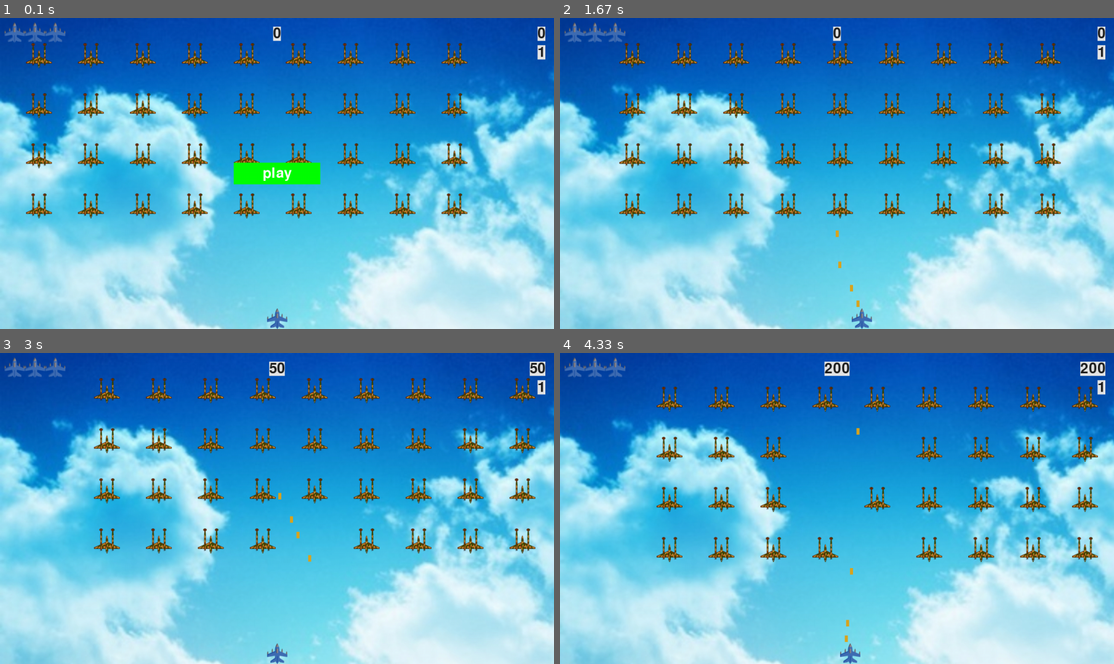
Above: before the commit, frames 1-4 (two rows, left to right).
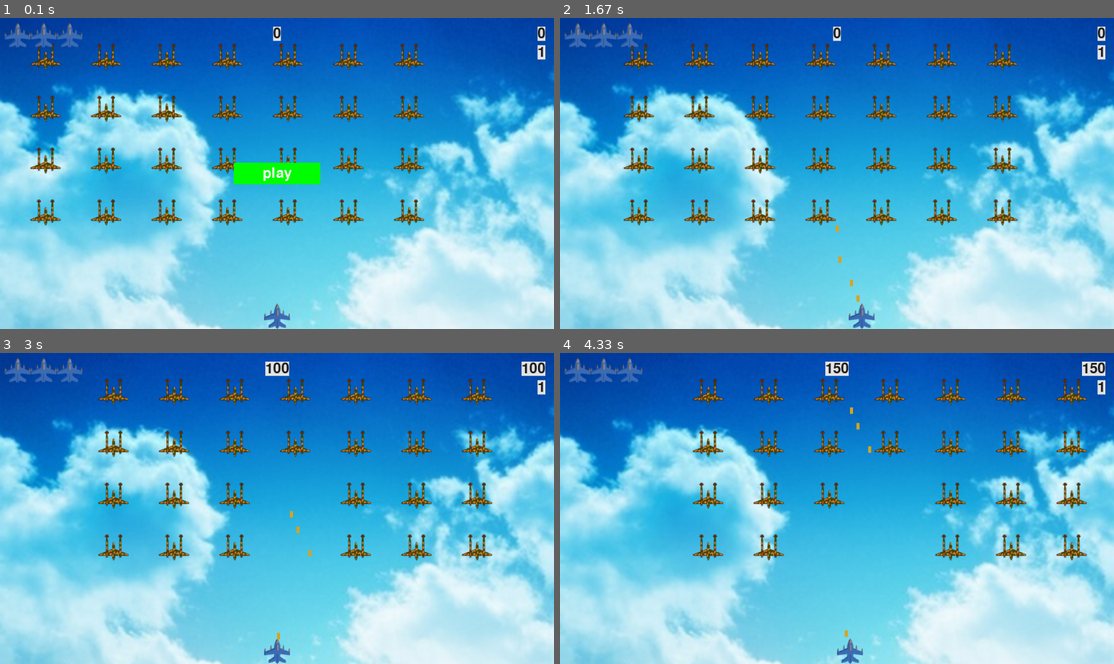
Above: after the commit, the same moments.

Repository: bd3young/pygame
Game: pygame game, started from jetFighter.py
The game is run twice, just before and just after one commit, with the same random seed, the same clock (stepped at 60 frames per second) and the same inputs.
Inputs:
- Up to frame 1 (0.1 s): no input
- Up to frame 2 (1.67 s): click "play" at 0.38 s; tap Space at 0.67, 1.07, 1.37, 1.57 s; hold Right 1-1.47 s; hold Right from 1.5 s (still down)
- Up to frame 3 (3 s): tap Space at 1.87, 2.07, 2.37, 2.63, 2.93 s; release Right at 1.97 s; hold Left 2-2.53 s; hold Left 2.57-2.97 s
- Up to frame 4 (4.33 s): hold Right 3-3.63 s; tap Space at 3.07, 3.37, 3.73, 4.03, 4.23 s; hold Left 3.67-4.13 s; hold Right from 4.17 s (still down)

The runs differ from the first frame. In frame 1, 9.4% of the frame differs, in the area x 0-85%, y 1-100%; in frame 2, 9.7%, in the area x 0-91%, y 1-100%; in frame 3, 9.5%; in frame 4, 9.2%.

Commit message:
changed images sizes

Diff:
--- a/jet.py
+++ b/jet.py
@@ -11,7 +11,8 @@
         self.screen_rect = ai_game.screen.get_rect()
 
         # Load the jet image and get its rect.
-        self.image = pygame.image.load('images/fighterJet.png')
+        image = pygame.image.load('images/fighterJet.png')
+        self.image = pygame.transform.scale(image, (60, 60))
         self.changeImageSize = pygame.transform.scale(self.image, (100,100) )
         self.rect = self.image.get_rect()
 
--- a/plane.py
+++ b/plane.py
@@ -9,7 +9,8 @@
         self.settings = ai_game.settings
 
         # Load the plane image and set its rect attribute.
-        self.image = pygame.image.load('images/enemyPlane.png')
+        image = pygame.image.load('images/enemyPlane.png')
+        self.image = pygame.transform.scale(image, (70, 60))
         self.rect = self.image.get_rect()
 
         # Start each new plane near the top left of the screen.
